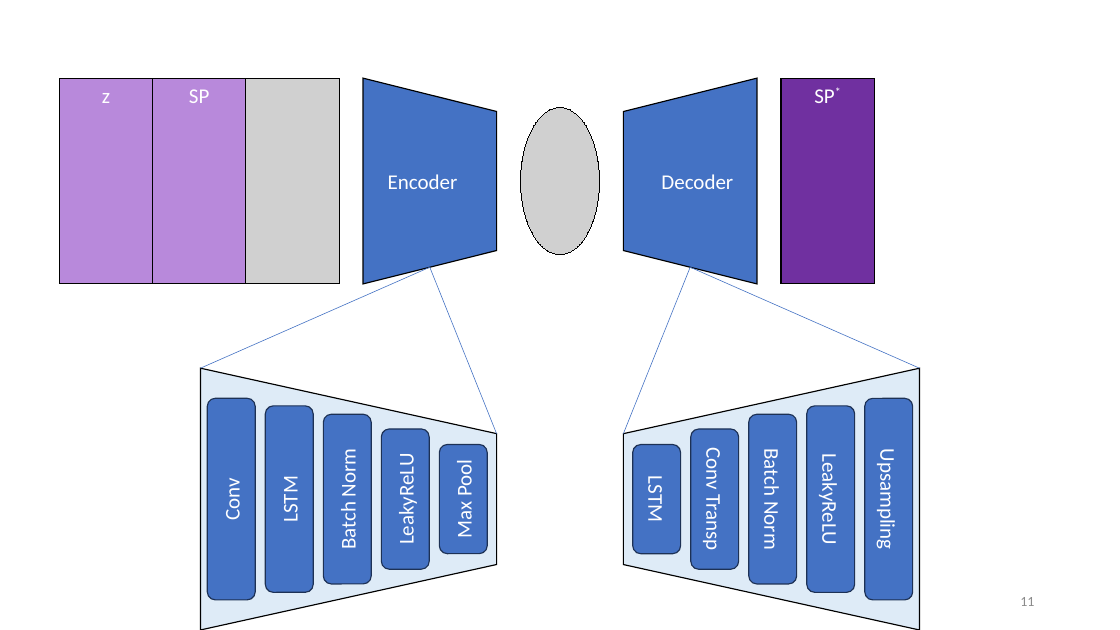
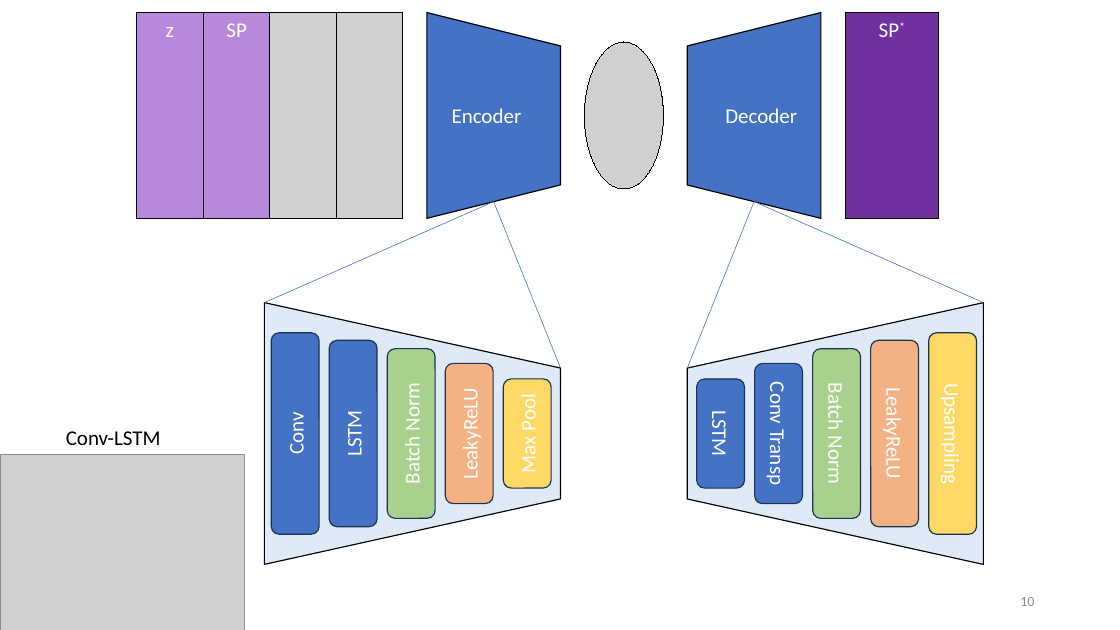
Before and after one commit to misaelmmorales/AutoPetrophysics-GOM-CCS, a slide deck: slide 10 of Updates/2023_12_08_SP500_MisaelMorales.pptx (slide 11 before the commit). Drawn at 1120x630 pixels with LibreOffice and Linux fonts; fonts in the diff are those of the drawing; grey boxes stand for pictures. Boxes give left, top, right and bottom in pixels: in the first picture for what was removed or moved away, otherwise in the second. Text is boxed around its words. In the diff, an @@ line names an element or a change of style, - is before the commit and + after.

```diff
--- a/Updates/2023_12_08_SP500_MisaelMorales.pptx
+++ b/Updates/2023_12_08_SP500_MisaelMorales.pptx
@@ rectangle "z": place and size @@
-rectangle "z" at (60, 78, 153, 284)
+rectangle "z" at (137, 13, 203, 218)
@@ rectangle "SP": place and size @@
-rectangle "SP" at (153, 78, 246, 284)
+rectangle "SP" at (203, 13, 270, 218)
@@ picture: place and size @@
-picture at (246, 78, 339, 284)
+picture at (270, 13, 336, 218)
@@ picture added at (336, 13, 402, 218) @@
@@ picture added at (585, 42, 664, 189) @@
@@ picture removed at (521, 108, 600, 255) @@
@@ 10 rounded rectangles, 4 trapezoids, 4 lines, 1 rectangle: place and size @@
-10 rounded rectangles, 4 trapezoids, 4 lines, 1 rectangle at (200, 78, 920, 630)
+10 rounded rectangles, 4 trapezoids, 4 lines, 1 rectangle at (264, 13, 984, 565)
@@ rounded rectangle "Batch Norm" at (387, 349, 435, 518): fill #4472C4 to #A9D18E @@
@@ rounded rectangle "Batch Norm" at (812, 349, 860, 518): fill #4472C4 to #A9D18E @@
@@ rounded rectangle "LeakyReLU" at (871, 340, 919, 527): fill #4472C4 to #F4B183 @@
@@ rounded rectangle "Upsampling" at (929, 333, 977, 534): fill #4472C4 to #FFD966 @@
@@ rounded rectangle "LeakyReLU" at (445, 364, 493, 504): fill #4472C4 to #F4B183 @@
@@ rounded rectangle "Max Pool" at (503, 379, 551, 488): fill #4472C4 to #FFD966 @@
@@ text added at (66, 431, 161, 445), 18 pt, text #000000 @@
+Conv-LSTM
@@ picture added at (0, 455, 245, 630) @@
@@ page number at (1020, 597, 1034, 606): text changed @@
-11
+10
```
Also in this commit, not shown: 3 slides added, 4 slides removed.
